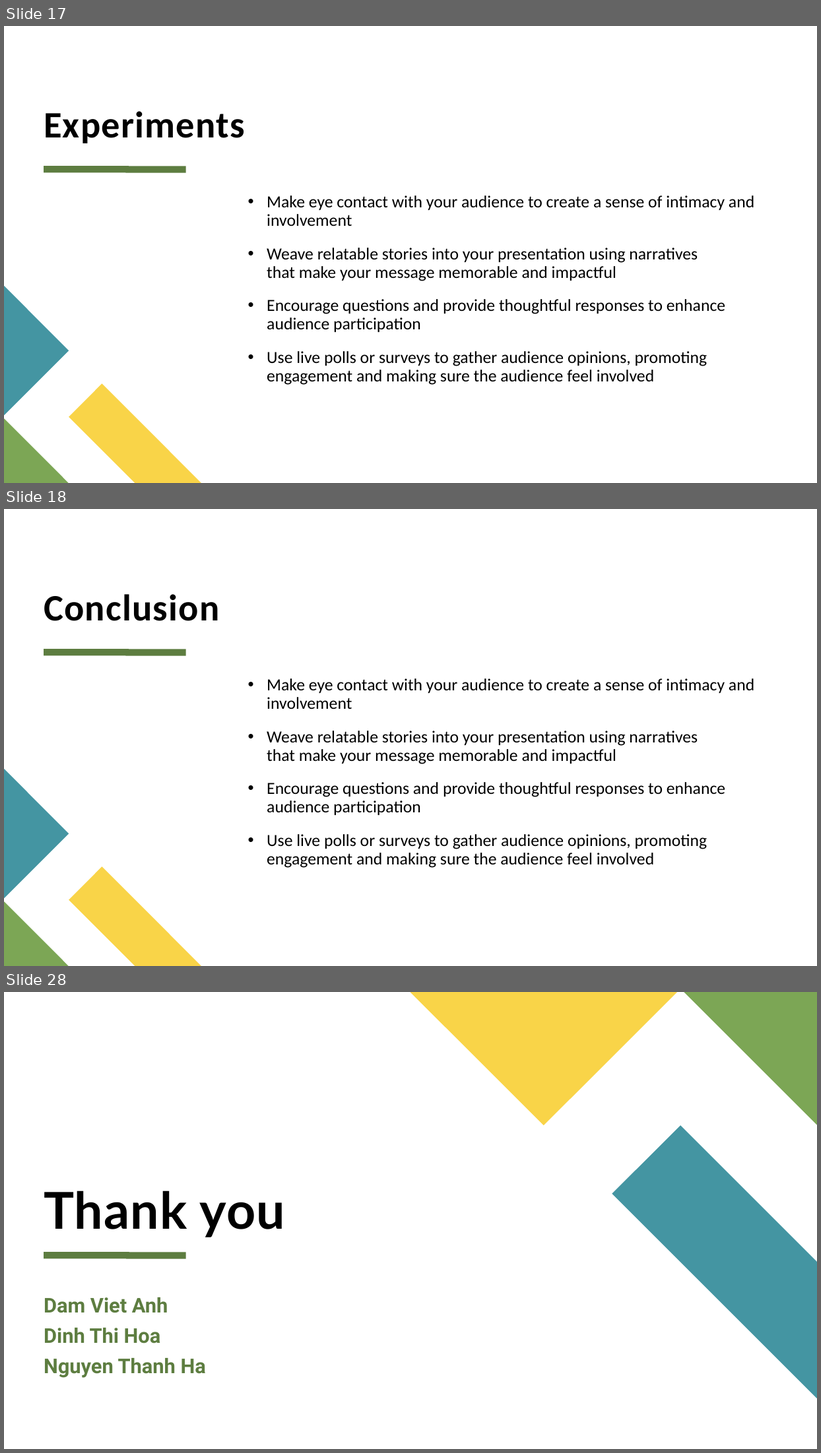
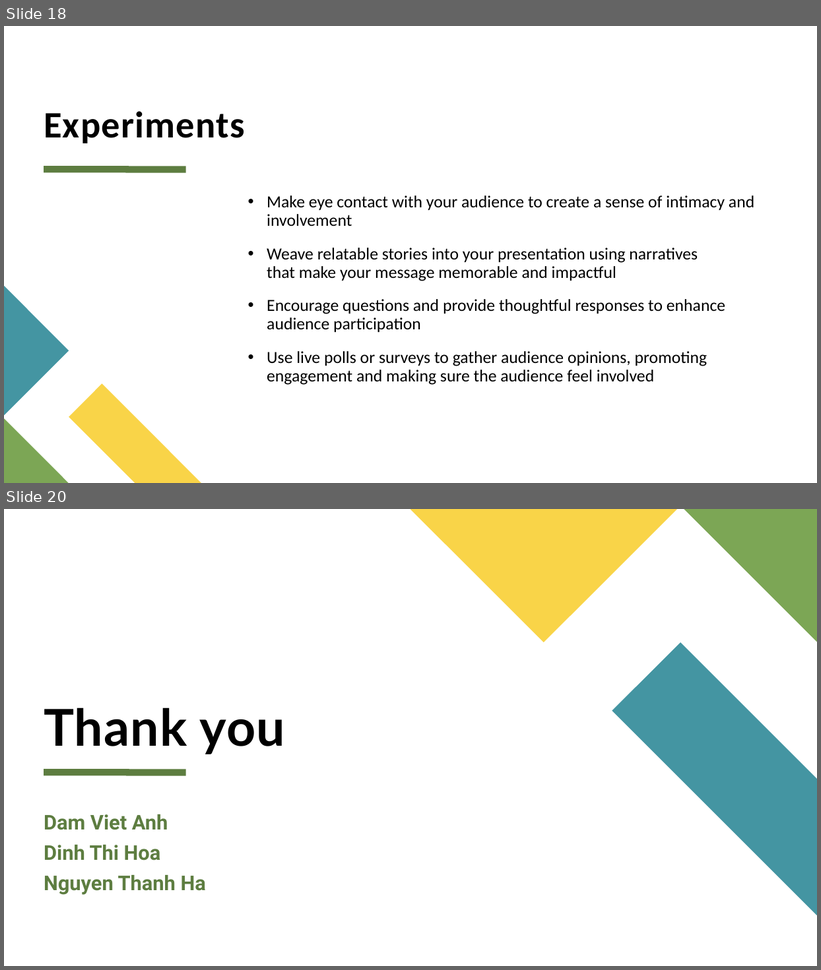
Before and after one commit to Anh26535D/cpp, a slide deck: report_computer_vision.pptx. Shown one above the other, each under a label of ours: slides 17, 18 and 28 before the commit, slides 18 and 20 after it; the slides between them are not shown. The pictures are 821x1453 and 821x970 pixels, drawn with LibreOffice and Linux fonts; fonts in the diff are those of the drawing. Boxes give left, top, right and bottom in pixels: in the first picture for what was removed or moved away, otherwise in the second. Text is boxed around its words. In the diff, an @@ line names an element or a change of style, - is before the commit and + after.

```diff
--- a/report_computer_vision.pptx
+++ b/report_computer_vision.pptx
@@ slide 18 removed at [4,509,817,966], background #FFFFFF; not listed: 1 template element that a slide beside it also shows @@
@@ title removed at [44,594,219,621] @@
-Conclusion
@@ text removed at [267,679,754,868] @@
-• Make eye contact with your audience to create a sense of intimacy and involvement
-• Weave relatable stories into your presentation using narratives that make your message memorable and impactful
-• Encourage questions and provide thoughtful responses to enhance audience participation
-• Use live polls or surveys to gather audience opinions, promoting engagement and making sure the audience feel involved
@@ freeform shape removed at [4,770,69,899] @@
@@ freeform shape removed at [69,867,201,966] @@
@@ freeform shape removed at [4,902,69,966] @@
@@ what was slide 17 is now slide 18 @@
@@ what was slide 28 is now slide 20 @@
```
Also in this commit, not shown: 1 slide changed, 4 slides added, 11 other slides removed.
